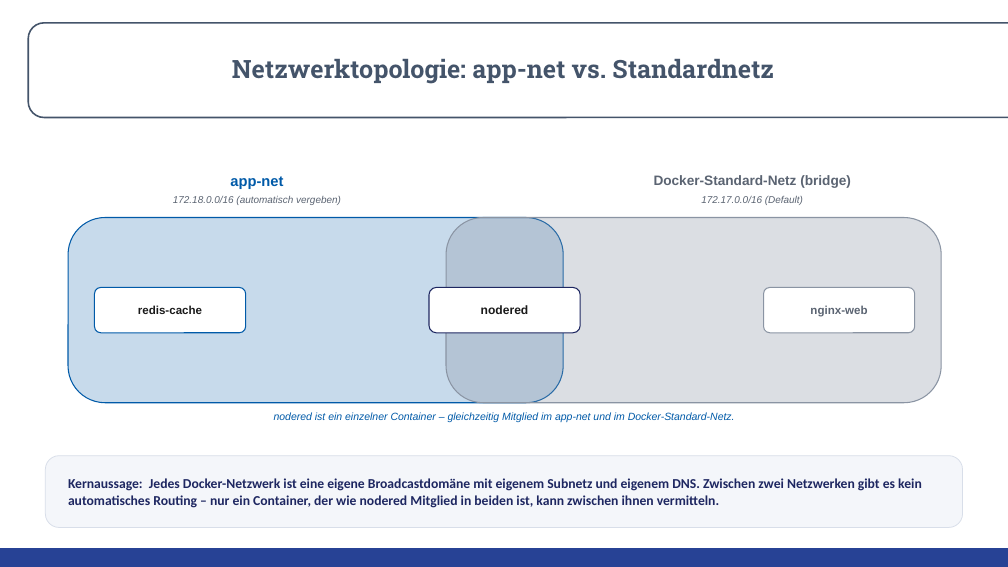
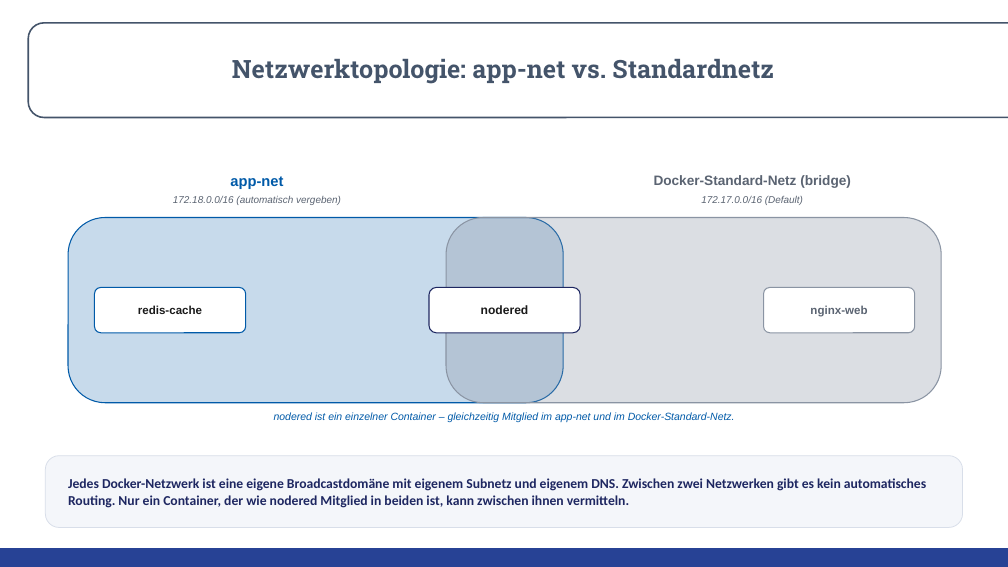
Before and after one commit to LK-Reichl-F/06120_IT-Infrastruktur_mit_freier_Software_bereitstellen, a slide deck: slide 4 of Präsentationen/Lab_07_Folien.pptx (slide 6 before the commit). Drawn at 1008x567 pixels with LibreOffice and Linux fonts; fonts in the diff are those of the drawing; background and template pictures are left out. Boxes give left, top, right and bottom in pixels: in the first picture for what was removed or moved away, otherwise in the second. Text is boxed around its words. In the diff, an @@ line names an element or a change of style, - is before the commit and + after.

```diff
--- a/Präsentationen/Lab_07_Folien.pptx
+++ b/Präsentationen/Lab_07_Folien.pptx
@@ text at (68,478,926,508): text changed @@
-Kernaussage: Jedes Docker-Netzwerk ist eine eigene Broadcastdomäne mit eigenem Subnetz und eigenem DNS. Zwischen zwei Netzwerken gibt es kein automatisches Routing – nur ein Container, der wie nodered Mitglied in beiden ist, kann zwischen ihnen vermitteln.
+Jedes Docker-Netzwerk ist eine eigene Broadcastdomäne mit eigenem Subnetz und eigenem DNS. Zwischen zwei Netzwerken gibt es kein automatisches Routing. Nur ein Container, der wie nodered Mitglied in beiden ist, kann zwischen ihnen vermitteln.
```
Also in this commit, not shown: 6 other slides changed.
